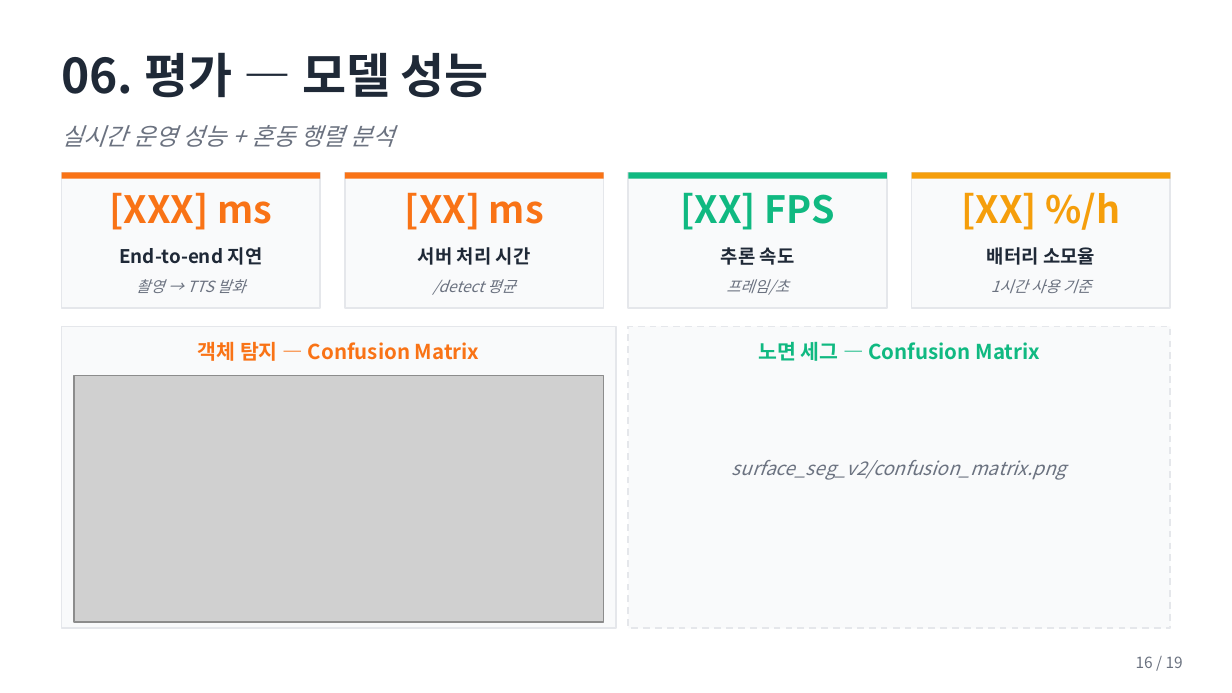
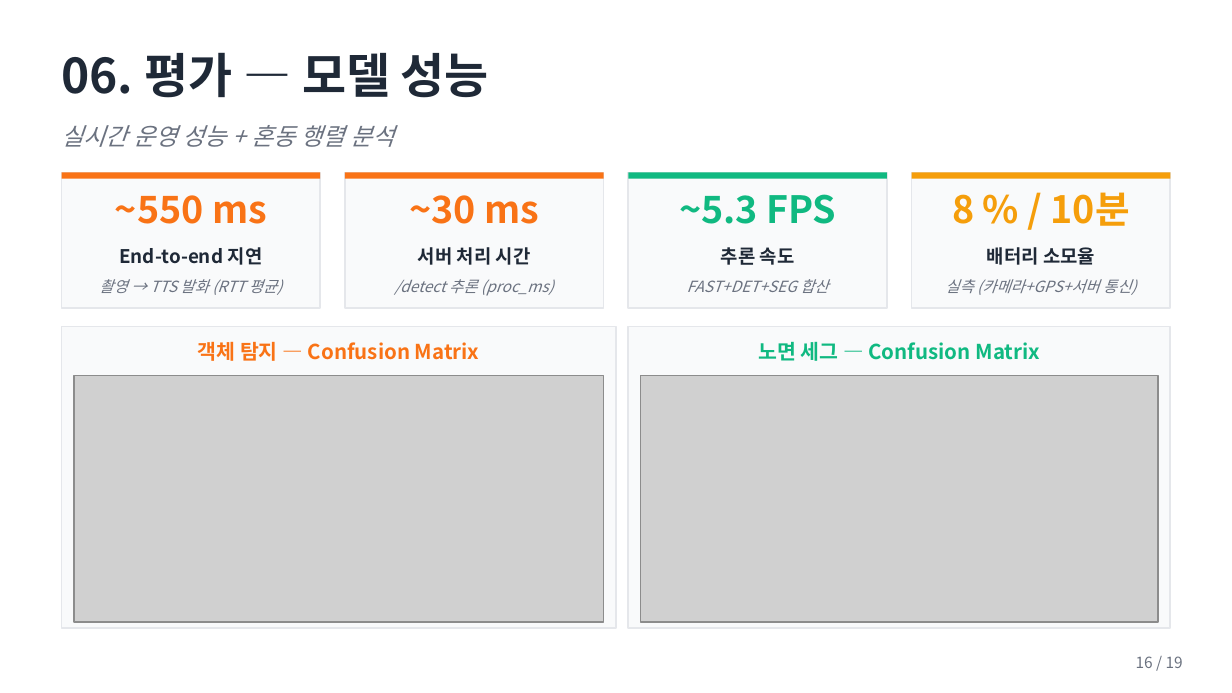
Before and after one commit to milk152milk/navigation, a slide deck: slide 16 of SafeStep/최종 자료/SafeStep_발표.pptx. Drawn at 1232x693 pixels with LibreOffice and Linux fonts; fonts in the diff are those of the drawing; grey boxes stand for pictures. Boxes give left, top, right and bottom in pixels: in the first picture for what was removed or moved away, otherwise in the second. Text is boxed around its words. In the diff, an @@ line names an element or a change of style, - is before the commit and + after.

```diff
--- a/SafeStep/최종 자료/SafeStep_발표.pptx
+++ b/SafeStep/최종 자료/SafeStep_발표.pptx
@@ text at bbox=[115, 195, 267, 224]: text changed @@
-[XXX] ms
+~550 ms
@@ text at bbox=[409, 195, 539, 224]: text changed @@
-[XX] ms
+~30 ms
@@ text at bbox=[679, 194, 836, 224]: text changed @@
-[XX] FPS
+~5.3 FPS
@@ text at bbox=[952, 192, 1130, 226]: text changed @@
-[XX] %/h
+8 % / 10분
@@ text at bbox=[99, 279, 283, 295]: text changed @@
-촬영 → TTS 발화
+촬영 → TTS 발화 (RTT 평균)
@@ text at bbox=[395, 279, 554, 296]: text changed @@
-/detect 평균
+/detect 추론 (proc_ms)
@@ text at bbox=[687, 279, 828, 293]: text changed @@
-프레임/초
+FAST+DET+SEG 합산
@@ text at bbox=[945, 279, 1137, 295]: text changed @@
-1시간 사용 기준
+실측 (카메라+GPS+서버 통신)
@@ rectangle at bbox=[628, 326, 1170, 628]: outline #E5E7EB 1 pt dashed to #E5E7EB 1 pt @@
@@ picture added at bbox=[641, 376, 1158, 622] @@
@@ text removed at bbox=[732, 460, 1066, 480] @@
-surface_seg_v2/confusion_matrix.png
```
Also in this commit, not shown: 7 other slides changed, 1 slide added, 2 other files.
